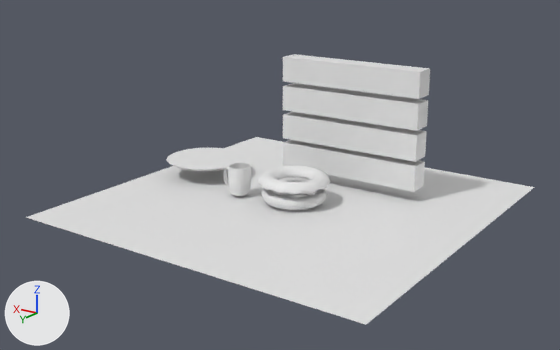
The Blender file donates.blend: old version first, new version second.
The view is the same before and after, from a camera (50 mm lens) standing at (-17.8, 26.5, 11.3) and looking at (0.1, 0.9, 1.5). Every picture has the same lights, and +X, +Y and +Z are marked at lower left. Materials are left out; every surface is plain grey.
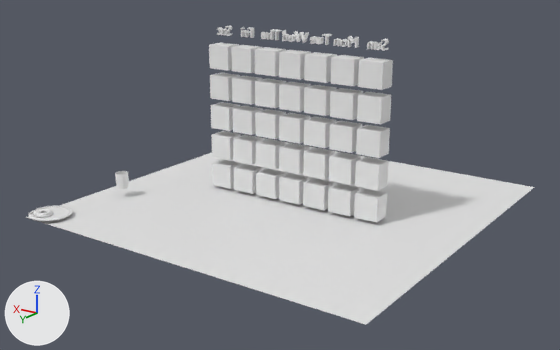
Changed parts and their boxes [x1, y1, x2, y2] in the pictures (560 x 350 px):
'Cube.001', shown: after [209, 43, 393, 223]
'Cube', deleted: before [283, 54, 430, 192]
'Cylinder.001', reshaped, moved, rescaled (43% narrower, 29% shorter): before [166, 148, 245, 171]; after [28, 205, 73, 221]
'Torus.000', moved, rescaled: before [258, 166, 330, 194]; after [34, 208, 52, 216]
'Cylinder', moved, turned, rescaled: before [224, 163, 251, 196]; after [115, 171, 129, 189]
'Torus.001', moved, rescaled: before [262, 180, 327, 210]; after [33, 211, 53, 218]
'Text.005', added: after [282, 30, 309, 43]
'Text.003', added: after [333, 36, 359, 48]
'Text', added: after [367, 39, 389, 51]
'Text.004', added: after [310, 34, 332, 45]
'Text.006', added: after [261, 29, 282, 40]
'Text.008', added: after [217, 25, 232, 36]
'Text.007', added: after [241, 27, 254, 38]

Diff of the bpy script that builds the scene:
```diff
--- a/donates.blend.py
+++ b/donates.blend.py
@@ me_cylinder_001 @@
-me_cylinder_001.from_pydata(...)  # 119 vertices, 98 faces; spans x -1.86..1.94, y -1.87..1.93, z -1.0..-0.7
+me_cylinder_001.from_pydata(...)  # 218 vertices, 194 faces; spans x -1.73..1.78, y -1.73..1.78, z -1.0..-0.7
+# me_cylinder_001 part 1
+# 20 faces are deleted
+# 3 vertices in x 0.03, y 1.86, z -0.74 move by (0.02, -0.19, 0.0)
+# 3 vertices in x 0.74, y 1.72, z -0.74 move by (-0.06, -0.17, 0.0)
+# 3 vertices in x 1.33, y 1.33, z -0.74 move by (-0.12, -0.13, 0.0)
+# 3 vertices in x 1.73, y 0.73, z -0.74 move by (-0.16, -0.07, 0.0)
+# 3 vertices in x 1.87, y 0.03, z -0.74 move by (-0.18, 0.0, 0.0)
+# 3 vertices in x 1.73, y -0.68, z -0.74 move by (-0.17, 0.08, 0.0)
+# 64 vertices move from x -1.86..1.94, y -1.87..1.93, z -0.74..-0.7 to x -1.73..1.78, y -1.73..1.78, z -0.8..-0.7
+# 99 vertices are added at x -1.55..1.78, y -1.58..1.67, z -0.85..-0.7
+# 116 new faces join them
@@ txt_mon_008 @@
+txt_mon_008 = bpy.data.curves.new('Mon.008', 'FONT')
+txt_mon_008.body = 'Sat'
+txt_mon_008.extrude = 0.102
+txt_mon_008.size = 0.6
@@ txt_mon_007 @@
+txt_mon_007 = bpy.data.curves.new('Mon.007', 'FONT')
+txt_mon_007.body = 'Fri'
+txt_mon_007.extrude = 0.102
+txt_mon_007.size = 0.6
@@ txt_mon_006 @@
+txt_mon_006 = bpy.data.curves.new('Mon.006', 'FONT')
+txt_mon_006.body = 'Thu'
+txt_mon_006.extrude = 0.102
+txt_mon_006.size = 0.6
@@ txt_mon_005 @@
+txt_mon_005 = bpy.data.curves.new('Mon.005', 'FONT')
+txt_mon_005.body = 'Wed'
+txt_mon_005.extrude = 0.102
+txt_mon_005.size = 0.6
@@ txt_mon_004 @@
+txt_mon_004 = bpy.data.curves.new('Mon.004', 'FONT')
+txt_mon_004.body = 'Tue'
+txt_mon_004.extrude = 0.102
+txt_mon_004.size = 0.6
@@ txt_mon_003 @@
+txt_mon_003 = bpy.data.curves.new('Mon.003', 'FONT')
+txt_mon_003.body = 'Mon'
+txt_mon_003.extrude = 0.102
+txt_mon_003.size = 0.6
@@ txt_mon @@
+txt_mon = bpy.data.curves.new('Mon', 'FONT')
+txt_mon.body = 'Sun'
+txt_mon.extrude = 0.102
+txt_mon.size = 0.6
@@ ob_cylinder_001 @@
 ob_cylinder_001 = bpy.data.objects.new('Cylinder.001', me_cylinder_001)
-ob_cylinder_001.location = (5.67, -0.92, 1.57)
+ob_cylinder_001.location = (7.26, 7.18, 0.56)
+ob_cylinder_001.scale = (0.511, 0.511, 0.511)
@@ ob_cylinder @@
 ob_cylinder = bpy.data.objects.new('Cylinder', me_cylinder)
-ob_cylinder.location = (2.35, 0.62, 0.77)
-ob_cylinder.scale = (0.511, 0.511, 0.511)
+ob_cylinder.location = (6.6, 3.7, 0.77)
+ob_cylinder.rotation_euler = (0.0, 0.0, -0.342)  # degrees (0, 0, -20)
+ob_cylinder.scale = (0.283, 0.283, 0.283)
 _m = ob_cylinder.modifiers.new('Subsurf', 'SUBSURF')
@@ ob_torus_000 @@
 ob_torus_000 = bpy.data.objects.new('Torus.000', me_torus_002)
-ob_torus_000.location = (0.0, 0.0, 0.45)
-ob_torus_000.scale = (1.14, 1.14, 1.14)
+ob_torus_000.location = (7.42, 7.45, 0.12)
+ob_torus_000.scale = (0.264, 0.264, 0.264)
 _m = ob_torus_000.modifiers.new('Solidify', 'SOLIDIFY')
@@ ob_torus_001 @@
 ob_torus_001 = bpy.data.objects.new('Torus.001', me_torus_001)
-ob_torus_001.location = (0.0, 0.0, 0.35)
-ob_torus_001.scale = (1.14, 1.14, 1.14)
+ob_torus_001.location = (7.42, 7.45, 0.18)
+ob_torus_001.scale = (0.309, 0.309, 0.309)
 _m = ob_torus_001.modifiers.new('Subsurf', 'SUBSURF')
@@ ob_cube @@
-ob_cube = bpy.data.objects.new('Cube', me_cube)
@@ ob_cube_001 @@
 ob_cube_001 = bpy.data.objects.new('Cube.001', me_cube_001)
-ob_cube_001.location = (-4.17, 3.66, 2.05)
+ob_cube_001.location = (-3.76, 0.17, 0.68)
 ob_cube_001.scale = (0.516, 0.516, 0.516)
@@ ob_cube_001 @@
 _m = ob_cube_001.modifiers.new('Array.001', 'ARRAY')
-_m.count = 5
+_m.count = 7
 _m.constant_offset_displace = (0.0, 0.0, 0.0)
 _m.relative_offset_displace = (1.2, 0.0, 0.0)
-ob_cube_001.hide_set(True)  # its collection is switched off
@@ ob_text_008 @@
+ob_text_008 = bpy.data.objects.new('Text.008', txt_mon_008)
+ob_text_008.location = (3.27, 0.03, 6.97)
+ob_text_008.rotation_euler = (1.551, 0.0, 0.0)  # degrees (89, 0, 0)
@@ ob_text_007 @@
+ob_text_007 = bpy.data.objects.new('Text.007', txt_mon_007)
+ob_text_007.location = (2.08, 0.03, 6.97)
+ob_text_007.rotation_euler = (1.551, 0.0, 0.0)  # degrees (89, 0, 0)
@@ ob_text_006 @@
+ob_text_006 = bpy.data.objects.new('Text.006', txt_mon_006)
+ob_text_006.location = (0.69, 0.03, 6.97)
+ob_text_006.rotation_euler = (1.551, 0.0, 0.0)  # degrees (89, 0, 0)
@@ ob_text_005 @@
+ob_text_005 = bpy.data.objects.new('Text.005', txt_mon_005)
+ob_text_005.location = (-0.65, 0.03, 6.97)
+ob_text_005.rotation_euler = (1.551, 0.0, 0.0)  # degrees (89, 0, 0)
@@ ob_text_004 @@
+ob_text_004 = bpy.data.objects.new('Text.004', txt_mon_004)
+ob_text_004.location = (-1.72, 0.03, 6.97)
+ob_text_004.rotation_euler = (1.551, 0.0, 0.0)  # degrees (89, 0, 0)
@@ ob_text_003 @@
+ob_text_003 = bpy.data.objects.new('Text.003', txt_mon_003)
+ob_text_003.location = (-2.97, 0.03, 6.97)
+ob_text_003.rotation_euler = (1.551, 0.0, 0.0)  # degrees (89, 0, 0)
@@ ob_text @@
+ob_text = bpy.data.objects.new('Text', txt_mon)
+ob_text.location = (-4.25, 0.03, 6.97)
+ob_text.rotation_euler = (1.551, 0.0, 0.0)  # degrees (89, 0, 0)
```
